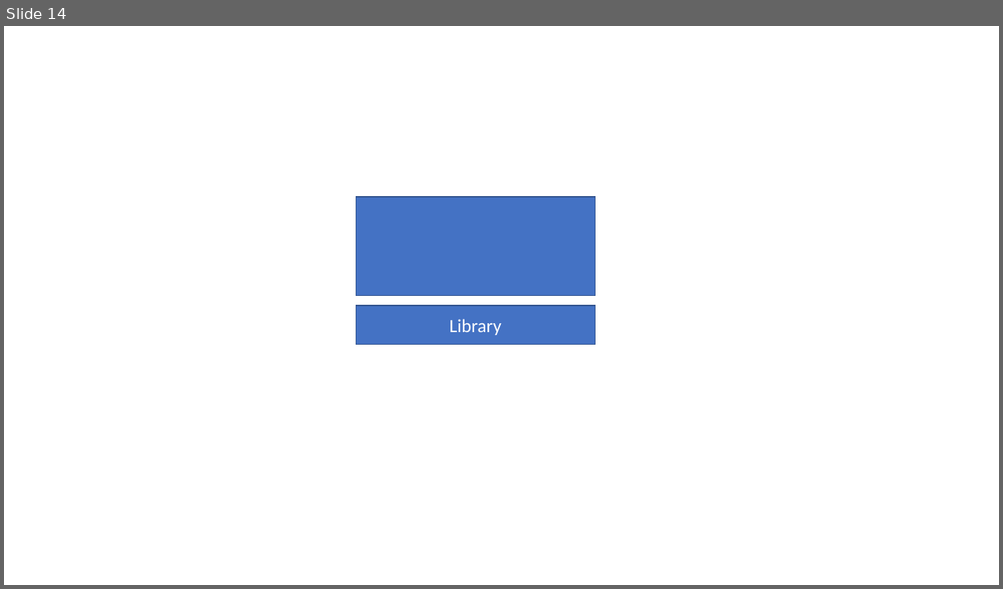
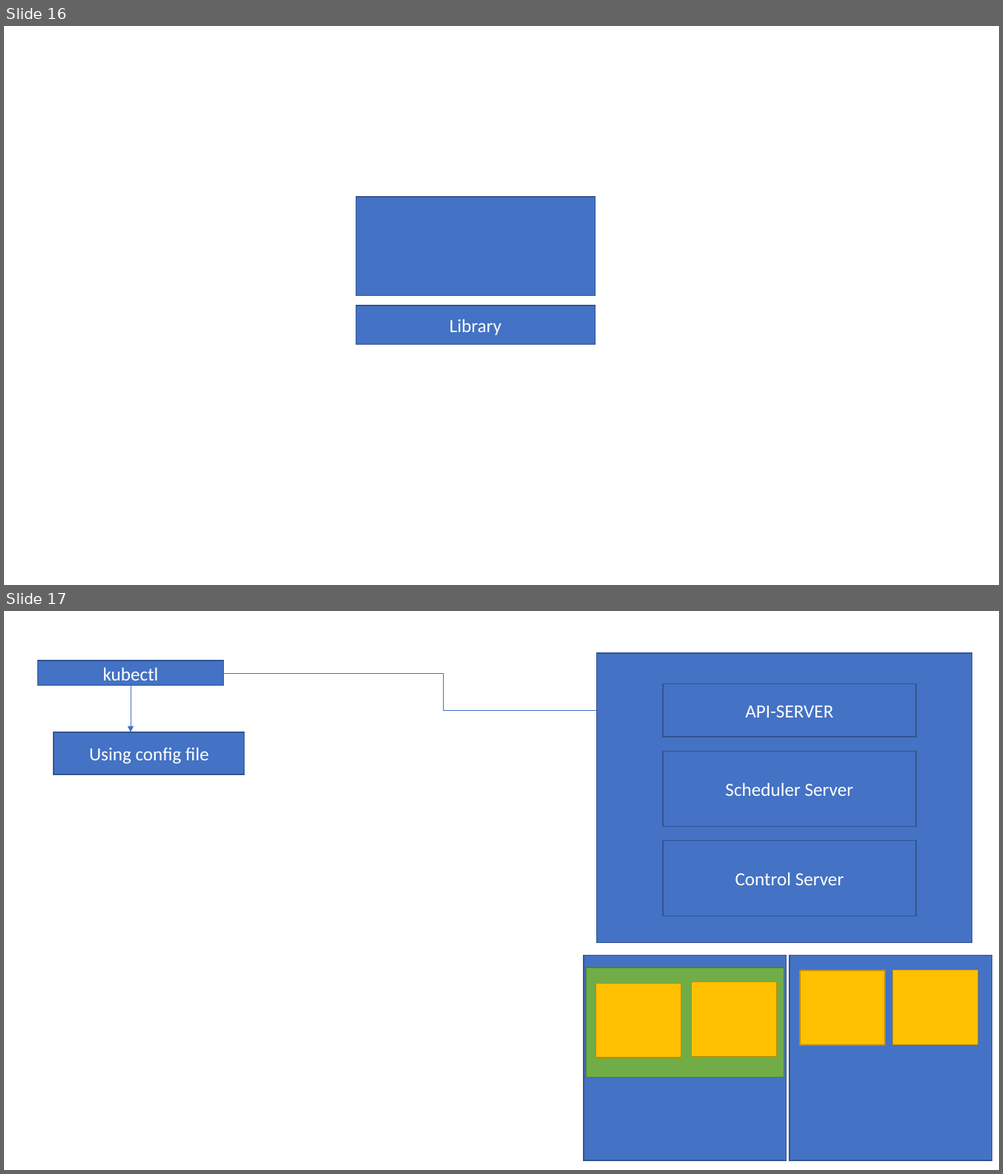
Before and after one commit to nileshdevdas/advaws, a slide deck: AWSPresentation1.pptx. Shown one above the other, each under a label of ours: slide 14 before the commit, slides 16 and 17 after it. The pictures are 1003x589 and 1003x1174 pixels, drawn with LibreOffice and Linux fonts; fonts in the diff are those of the drawing. Boxes give left, top, right and bottom in pixels: in the first picture for what was removed or moved away, otherwise in the second. Text is boxed around its words. In the diff, an @@ line names an element or a change of style, - is before the commit and + after.

```diff
--- a/AWSPresentation1.pptx
+++ b/AWSPresentation1.pptx
@@ slide 17 added at [4,611,999,1170], background #FFFFFF @@
@@ rectangle added at [37,661,222,686], fill #4472C4, outline #325491 1 pt, 18 pt, text #FFFFFF @@
+kubectl
@@ elbow arrow added from (223, 673) to (663, 710), #4472C4 0.5 pt @@
@@ arrow added from (131, 686) to (131, 732), #4472C4 0.5 pt @@
@@ rectangle added at [54,732,245,775], fill #4472C4, outline #325491 1 pt, 18 pt, text #FFFFFF @@
+Using config file
@@ group added at [597,653,972,943]: 4 rectangles @@
+API-SERVER
+Scheduler Server
+Control Server
@@ rectangle added at [583,956,787,1162], fill #4472C4, outline #325491 1 pt @@
@@ rectangle added at [790,956,993,1162], fill #4472C4, outline #325491 1 pt @@
@@ rectangle added at [586,968,785,1077], fill #70AD47, outline #538035 1 pt @@
@@ rectangle added at [596,983,680,1058], fill #FFC000, outline #BD8E00 1 pt @@
@@ rectangle added at [691,982,777,1057], fill #FFC000, outline #BD8E00 1 pt @@
@@ rectangle added at [800,971,885,1045], fill #FFC000, outline #BD8E00 1 pt @@
@@ rectangle added at [893,971,978,1045], fill #FFC000, outline #BD8E00 1 pt @@
@@ what was slide 14 is now slide 16 @@
```
Also in this commit, not shown: 2 slides changed, 2 other slides added, 1 slide removed, 2 other files.
